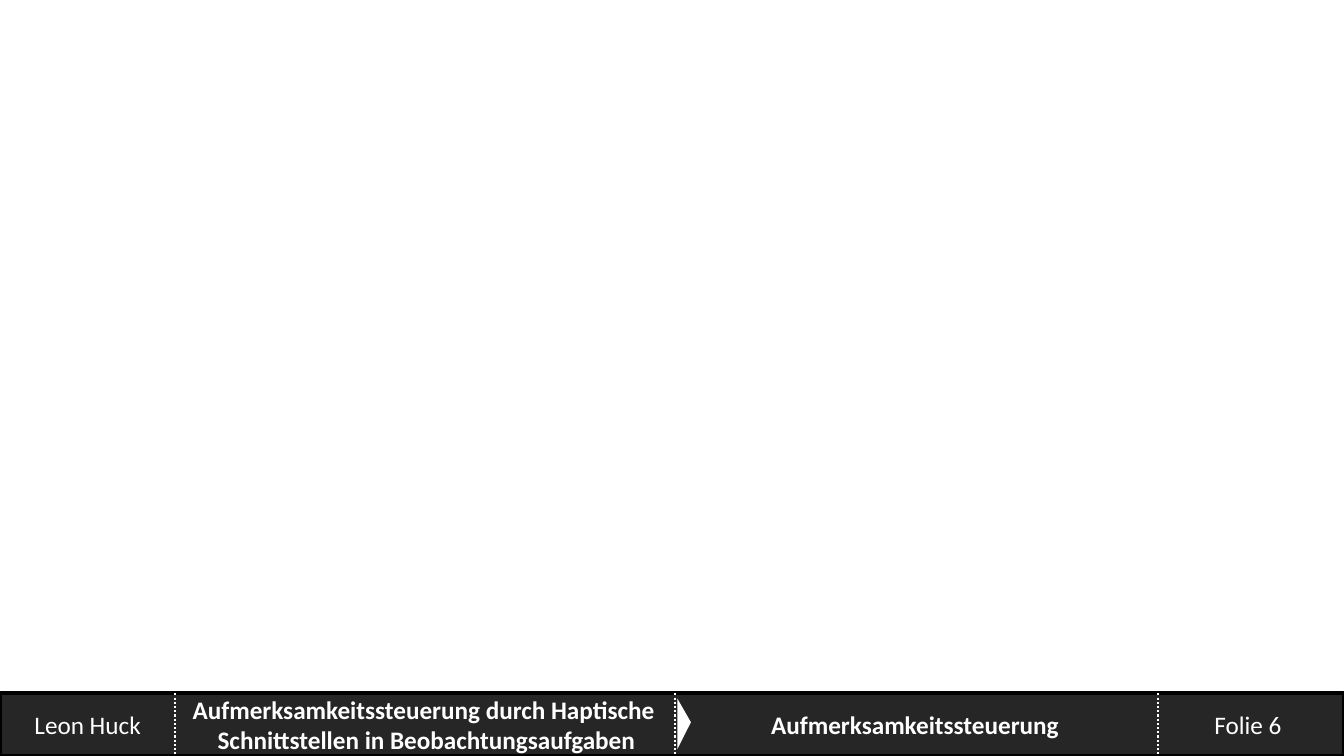
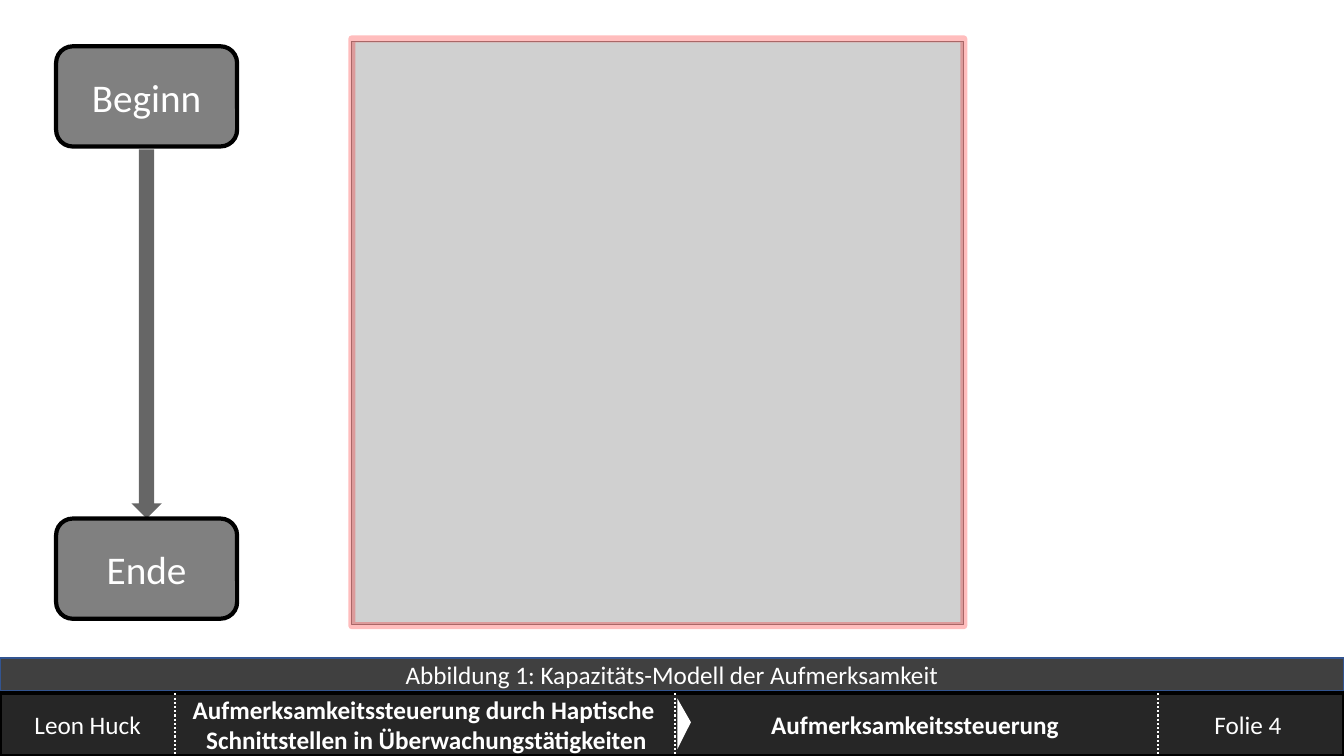
Before and after one commit to SaturnnrutaS/Proseminar-Mobile-Computing, a slide deck: slide 4 of 3 - Präsentation/Proseminar - Arbeitspräsentation.pptx (slide 6 before the commit). Drawn at 1344x756 pixels with LibreOffice and Linux fonts; fonts in the diff are those of the drawing; grey boxes stand for pictures; background and template pictures are left out. Boxes give left, top, right and bottom in pixels: in the first picture for what was removed or moved away, otherwise in the second. Text is boxed around its words. In the diff, an @@ line names an element or a change of style, - is before the commit and + after.

```diff
--- a/3 - Präsentation/Proseminar - Arbeitspräsentation.pptx
+++ b/3 - Präsentation/Proseminar - Arbeitspräsentation.pptx
@@ rounded rectangle added at (x1=56, y1=46, x2=238, y2=146), fill #808080, outline #000000 3 pt, 28 pt, text #FFFFFF @@
+Beginn
@@ picture added at (x1=352, y1=41, x2=964, y2=625) @@
@@ rectangle added at (x1=352, y1=39, x2=964, y2=626), outline #FF0000 5 pt @@
@@ down arrow added at (x1=131, y1=149, x2=161, y2=518), fill #000000 at 60% opacity @@
@@ rounded rectangle added at (x1=56, y1=518, x2=238, y2=618), fill #808080, outline #000000 3 pt, 28 pt, text #FFFFFF @@
+Ende
@@ rectangle added at (x1=0, y1=658, x2=1344, y2=691), fill #404040, outline #325491 1 pt, 18 pt, text #FFFFFF @@
+Abbildung 1: Kapazitäts-Modell der Aufmerksamkeit
@@ text in rectangle at (x1=193, y1=701, x2=654, y2=754): text changed @@
-Aufmerksamkeitssteuerung durch Haptische
-Schnittstellen in Beobachtungsaufgaben
+Aufmerksamkeitssteuerung durch Haptische
+Schnittstellen in Überwachungstätigkeiten
@@ page number at (x1=1214, y1=716, x2=1282, y2=734): text changed @@
-Folie 6
+Folie 4
```
Also in this commit, not shown: 8 other slides changed, 29 slides added, 5 slides removed, 10 other files.
